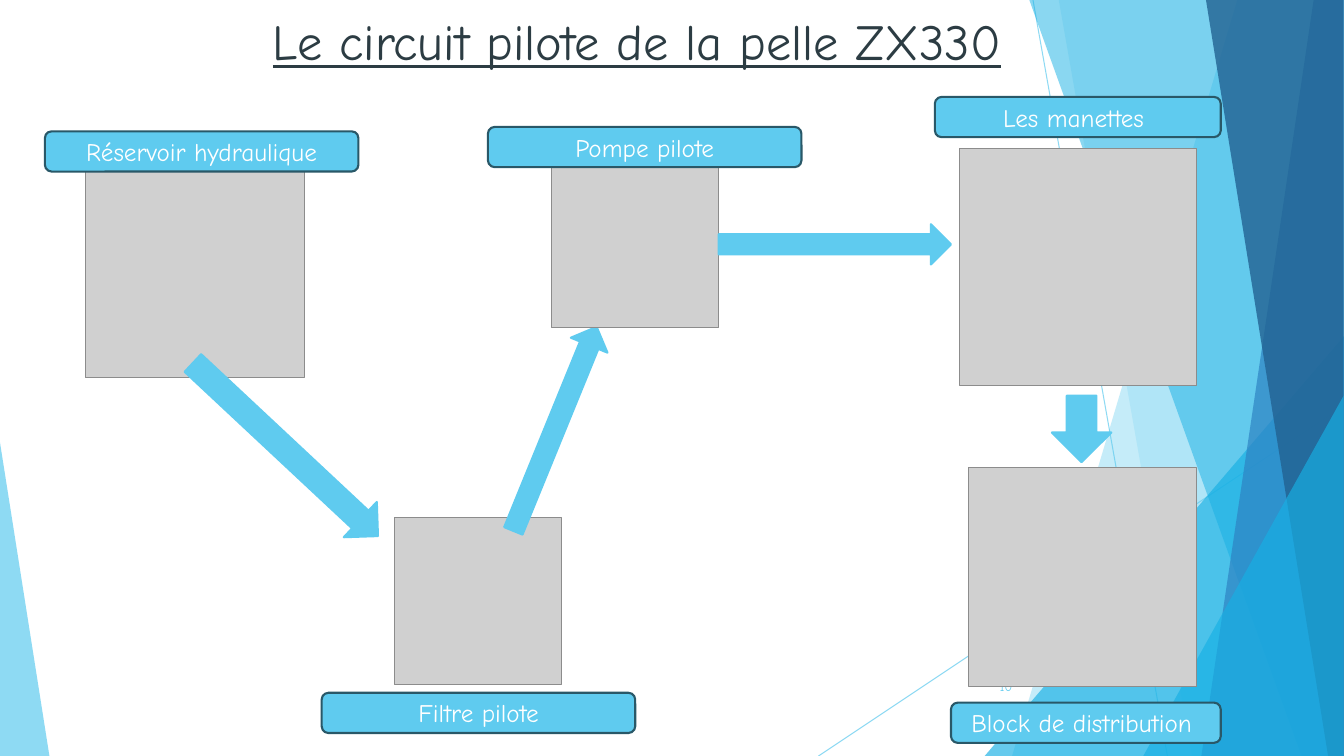
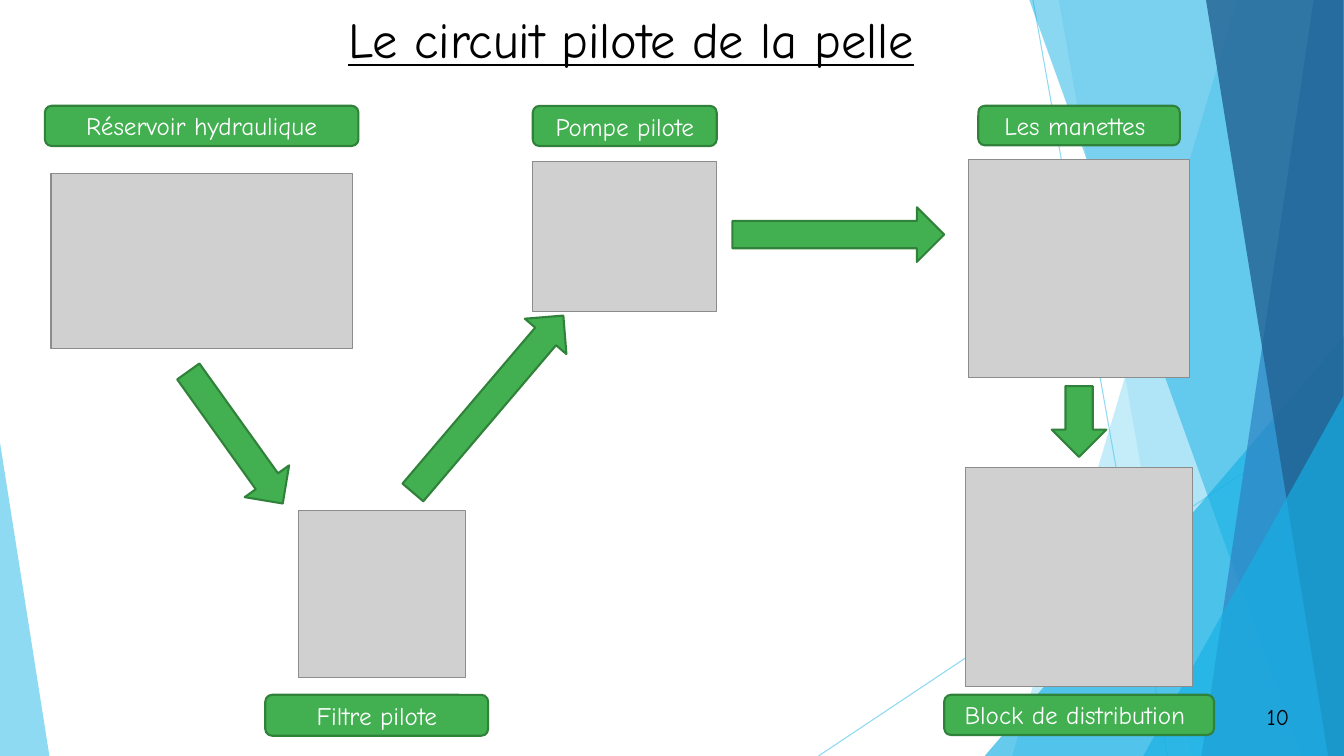
Before and after one commit to OussamaTeyib/PFE, a slide deck: slide 10 of Présentation.pptx. Drawn at 1344x756 pixels with LibreOffice and Linux fonts; fonts in the diff are those of the drawing; grey boxes stand for pictures. Boxes give left, top, right and bottom in pixels: in the first picture for what was removed or moved away, otherwise in the second. Text is boxed around its words. In the diff, an @@ line names an element or a change of style, - is before the commit and + after.

```diff
--- a/Présentation.pptx
+++ b/Présentation.pptx
@@ title at [348,23,914,68]: text changed; text colour #2C3C43 to #000000 @@
-Le circuit pilote de la pelle ZX330
+Le circuit pilote de la pelle
@@ rounded rectangle "Réservoir hydraulique": place and size @@
-rounded rectangle "Réservoir hydraulique" at [45,131,359,171]
+rounded rectangle "Réservoir hydraulique" at [45,106,359,146]
@@ rounded rectangle "Pompe pilote": place and size @@
-rounded rectangle "Pompe pilote" at [488,127,802,167]
+rounded rectangle "Pompe pilote" at [533,106,717,146]
@@ rounded rectangle "Les manettes": place and size @@
-rounded rectangle "Les manettes" at [935,97,1221,137]
+rounded rectangle "Les manettes" at [979,106,1181,145]
@@ picture: place and size @@
-picture at [85,158,303,377]
+picture at [51,173,353,348]
@@ picture: place and size @@
-picture at [552,161,719,329]
+picture at [533,161,717,312]
@@ picture: place and size @@
-picture at [960,149,1196,385]
+picture at [969,159,1191,378]
@@ right arrow: place and size @@
-right arrow at [719,224,951,264]
+right arrow at [733,208,945,262]
@@ right arrow at [733,208,945,262]: fill #5FCBEF to #42B051; outline #5FCBEF 1.5 pt to #31823C 1.5 pt @@
@@ right arrow added at [392,298,584,510], fill #42B051, outline #31823C 1.5 pt @@
@@ up arrow removed at [495,319,615,539] @@
@@ right arrow at [166,356,305,519]: fill #5FCBEF to #42B051; outline #5FCBEF 1.5 pt to #31823C 1.5 pt; rotation 43 to 54 degrees @@
@@ right arrow added at [1052,386,1106,457], fill #42B051, outline #31823C 1.5 pt @@
@@ left arrow removed at [1052,396,1112,462] @@
@@ picture: place and size @@
-picture at [394,518,562,686]
+picture at [298,510,466,678]
@@ fill #5FCBEF to #42B051; outline #2A5969 1.5 pt to #31823C 1.5 pt in 5 elements at [945,695,1215,735], [45,106,359,146], [979,106,1181,145], [533,106,717,146], [265,695,488,736] @@
@@ rounded rectangle "Filtre pilote": place and size @@
-rounded rectangle "Filtre pilote" at [322,693,635,733]
+rounded rectangle "Filtre pilote" at [265,695,488,736]
@@ rounded rectangle "Block de distribution": place and size @@
-rounded rectangle "Block de distribution" at [951,703,1221,743]
+rounded rectangle "Block de distribution" at [945,695,1215,735]
@@ page number: place and size @@
-page number at [1000,686,1013,695]
+page number at [1238,697,1318,737]
@@ page number at [1238,697,1318,737]: size 9 to 16 pt, text colour #5FCBEF to #000000; alignment right to centre; fill none to #FFFFFF; outline none to #000000 1.5 pt @@
```
Also in this commit, not shown: 22 other slides changed, 1 slide added, 1 slide removed, 24 other files.
